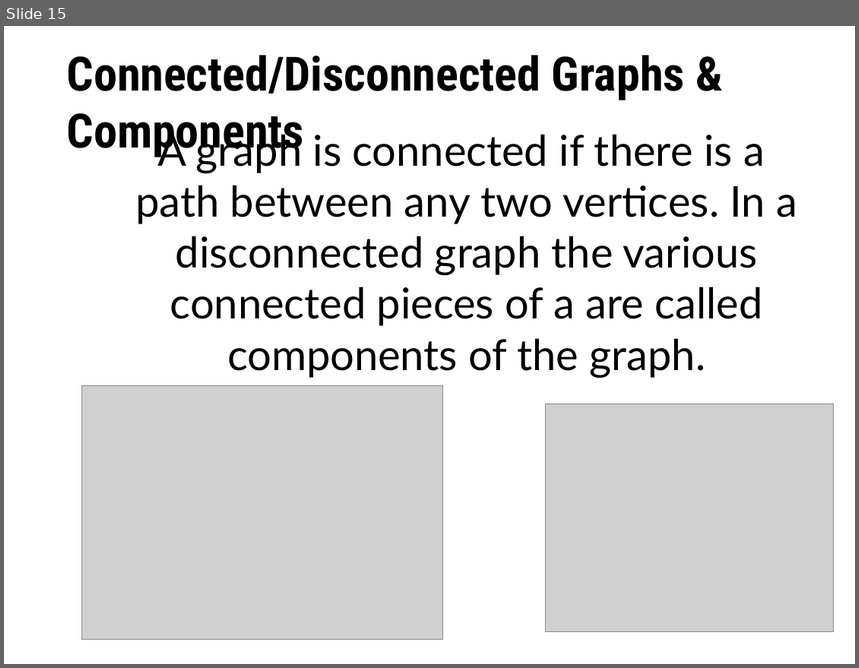
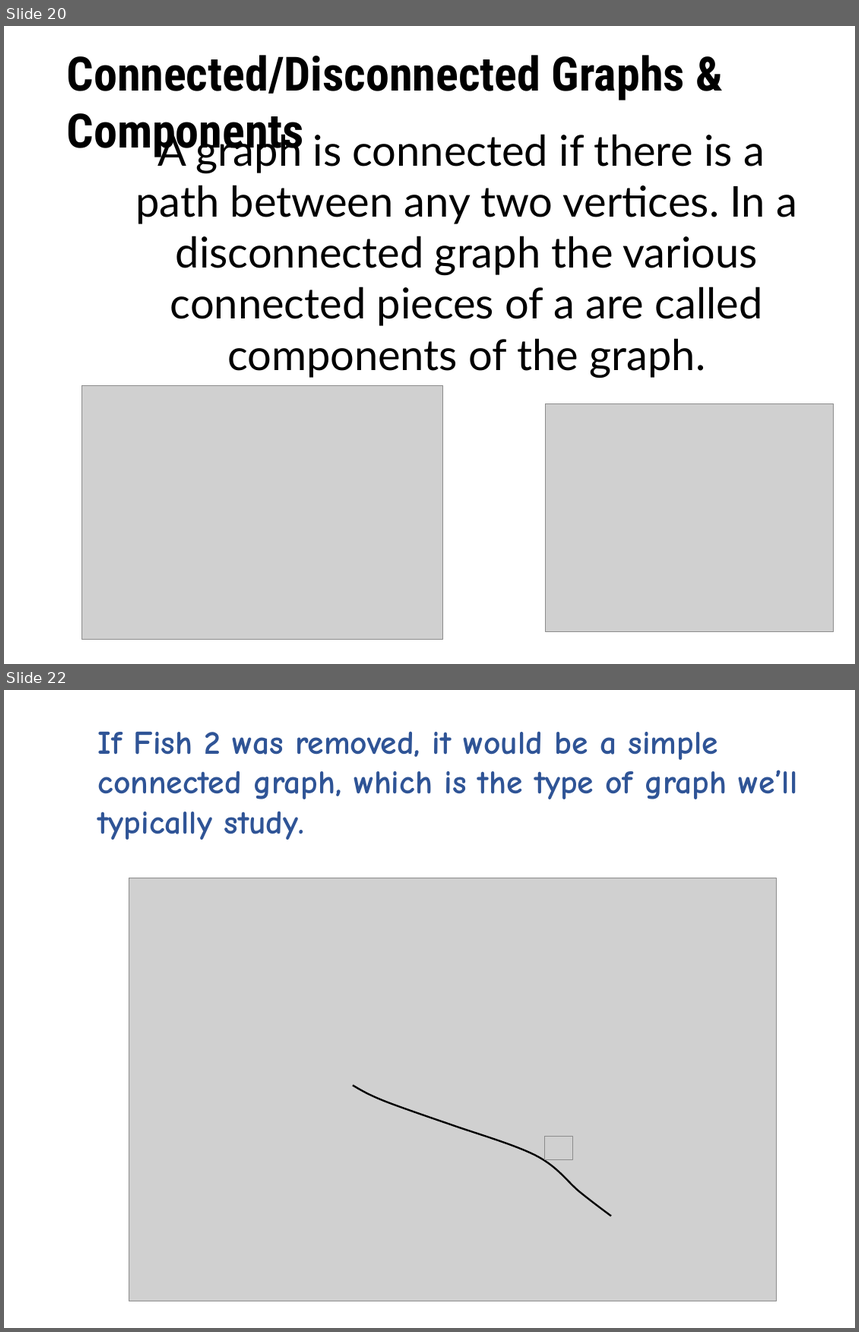
Before and after one commit to Cy-FairCS/cs3, a slide deck: u09a_graphTheory/notes/0 Graph Theory Terminology/Graph Theory Terms.pptx. Shown one above the other, each under a label of ours: slide 15 before the commit, slides 20 and 22 after it; the slides between them are not shown. The pictures are 859x668 and 859x1332 pixels, drawn with LibreOffice and Linux fonts; fonts in the diff are those of the drawing; grey boxes stand for pictures; background and template pictures are left out. Boxes give left, top, right and bottom in pixels: in the first picture for what was removed or moved away, otherwise in the second. Text is boxed around its words. In the diff, an @@ line names an element or a change of style, - is before the commit and + after.

```diff
--- a/u09a_graphTheory/notes/0 Graph Theory Terminology/Graph Theory Terms.pptx
+++ b/u09a_graphTheory/notes/0 Graph Theory Terminology/Graph Theory Terms.pptx
@@ slide 22 added at [4, 690, 855, 1328], background #FFFFFF @@
@@ text added at [98, 731, 798, 840], 28 pt, text #2F5496, bold @@
+If Fish 2 was removed, it would be a simple connected graph, which is the type of graph we’ll typically study.
@@ picture added at [129, 878, 776, 1301] @@
@@ freeform shape added at [353, 1086, 612, 1217], outline #000000 1.5 pt @@
@@ picture added at [544, 1137, 572, 1160] @@
@@ what was slide 15 is now slide 20 @@
```
Also in this commit, not shown: 13 slides changed, 5 other slides added.
